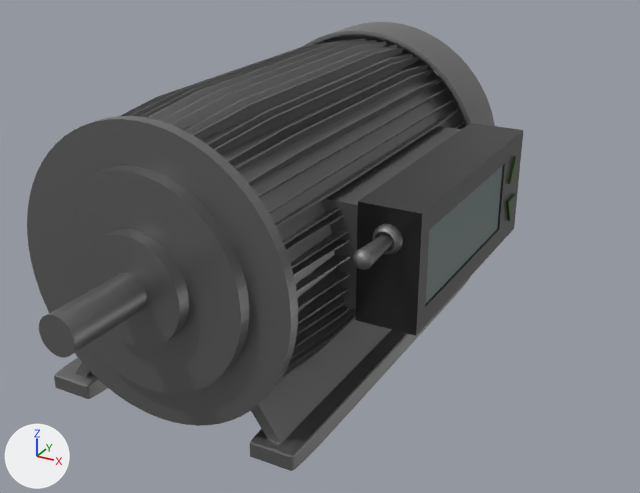
The glTF model src/models/Engine/engine.glb: old version first, new version second.
Both versions are drawn from a 50 mm lens placed at (676.0, -1162.0, 730.0), pointed at (67.0, -55.0, 177.0). Every picture has the same lights, and +X, +Y and +Z are marked at lower left. Where no turn or scale is listed for an object, it has been applied to the vertices.

Script lines for the objects in view, before the commit:
```python
me_cube_004 = bpy.data.meshes.new('Cube.004')
me_cube_004.from_pydata(...)  # 18884 vertices, 37296 faces; spans x -71.0..469.0, y -512.0..383.0, z -15.0..443.0
# faces by material slot: [37212, 82, 2]
me_cube_004.materials.append(mat_metallic)  # grey #808080
me_cube_004.materials.append(mat_black)  # black #111111
me_cube_004.materials.append(mat_grey_tabl)  # dark cyan #5b6d6a
me_cylinder_005 = bpy.data.meshes.new('Cylinder.005')
me_cylinder_005.from_pydata(...)  # 961 vertices, 1852 faces; spans x -13.0..13.0, y -44.7..34.1, z -13.0..13.0
me_cylinder_005.materials.append(mat_metallic)  # grey #808080
ob_handle_1 = bpy.data.objects.new('handle_1', me_cylinder_005)
ob_handle_1.location = (256.0, -258.0, 291.0)
ob_stqnd_2 = bpy.data.objects.new('stqnd_2', me_cube_004)
ob_stqnd_2.location = (-170.0, -15.0, 8.0)
```
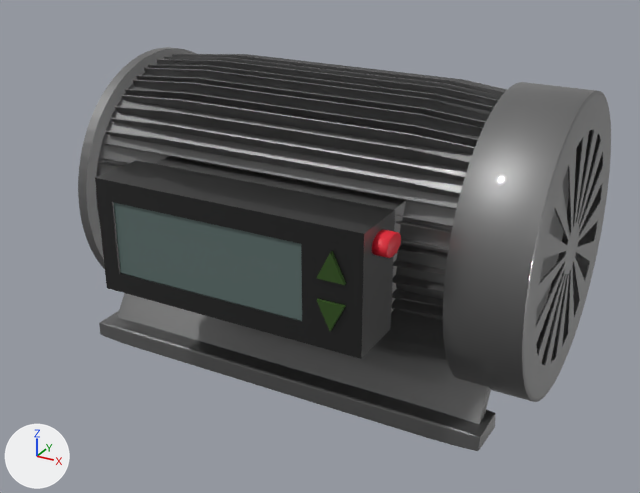
Pixel boxes (x1, y1, x2, y2) of what changed, in the pictures (640 x 493 px):
'Cylinder', added: after (78, 47, 611, 451)
    faces in mat_metallic (grey #808080): (78, 47, 611, 451)
    faces in mat_black (black #111111): (95, 160, 395, 359)
    faces in mat_grey_tabl (dark cyan #5b6d6a): (114, 203, 302, 321)
'stqnd_2', deleted: before (27, 22, 523, 471)
    faces in mat_metallic (grey #808080): (27, 22, 495, 471)
    faces in mat_black (black #111111): (356, 123, 523, 336)
    faces in mat_grey_tabl (dark cyan #5b6d6a): (425, 166, 503, 304)
'handle_1', deleted: before (353, 233, 393, 270)

The change in detail:
Mesh me_cylinder is new.
It has 11353 vertices, 22270 faces and spans x -512.0..383.0, y -317.0..223.0, z -235.0..223.0.
Faces by material slot: [22186, 82, 2].
It uses material mat_metallic (grey #808080).
It uses material mat_black (black #111111).
It uses material mat_grey_tabl (dark cyan #5b6d6a).
Object 'stqnd_2' (ob_stqnd_2) is deleted.
Object 'handle_1' (ob_handle_1) is deleted.
Object 'Cylinder' (ob_cylinder) is new; it shows me_cylinder.
Its location is (50.0, 23.0, 221.0).
